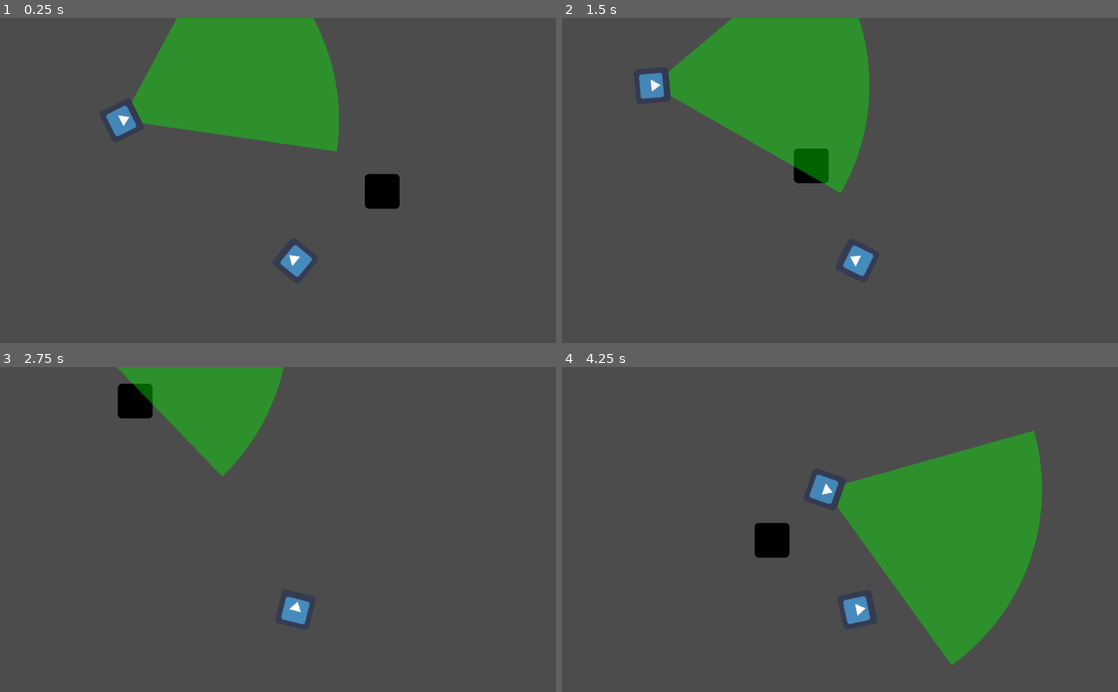
Above: before the commit, frames 1-4 (two rows, left to right).
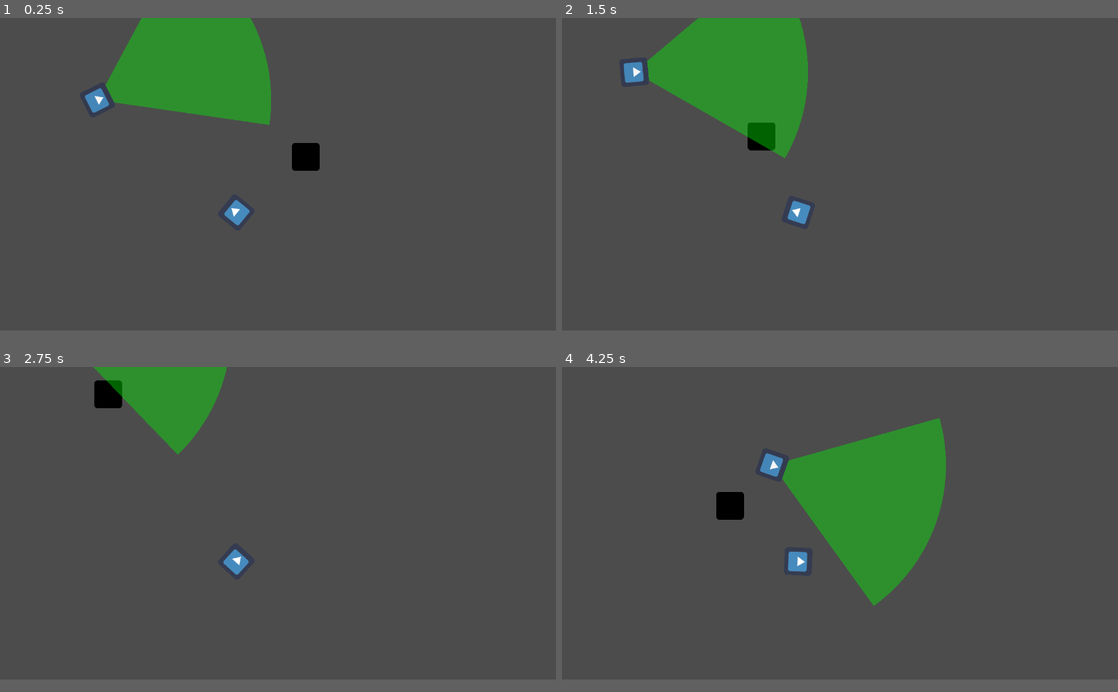
Above: after the commit, the same moments.

Repository: satchpuri/Godot_Engine_Jam
Game: Godot game, scene res://Scenes/PlayerEnemy.tscn
Two runs of this game, one before a commit and one after it. Both use one fixed random seed, a clock stepped at 60 frames per second and the inputs below. The engine's default icon, where the game draws it, is replaced by a stand-in: a white triangle on a blue panel in a dark square.
Inputs (mouse positions are in pixels of both pictures, inside the frame that each line leads up to):
- Up to frame 1 (0.25 s): no input
- Up to frame 2 (1.5 s): move the mouse to (962, 164) at 0.52 s; hold Right (ui_right) 0.53-1.28 s; move the mouse to (728, 196) at 1.27 s; hold Down (ui_down) from 1.28 s (still down)
- Up to frame 3 (2.75 s): move the mouse to (333, 458) at 2.02 s; release Down (ui_down) at 2.03 s; hold Right (ui_right) from 2.03 s (still down)
- Up to frame 4 (4.25 s): move the mouse to (812, 594) at 2.77 s; release Right (ui_right) at 2.78 s; hold Up (ui_up) 2.78-3.53 s; move the mouse to (1006, 578) at 3.52 s; hold Left (ui_left) from 3.53 s (still down)
In our replay, the window is 800x468 before the commit and 800x450 after it. These sizes can differ from the game's own. Grey fills any space a smaller window leaves; there, only what the larger window draws over its background counts as a difference.

The runs differ from the first frame. In frame 1, 9.6% of the frame differs, in the area x 15-72%, y 0-80%; in frame 2, 8.5%; in frame 3, 5.2%; in frame 4, 19%, in the area x 27-87%, y 15-92%.

Commit message:
Change window size

Diff:
--- a/Scenes/PlayerEnemy.tscn
+++ b/Scenes/PlayerEnemy.tscn
@@ -88,6 +88,7 @@
 
 [node name="Enemy" type="KinematicBody2D" parent="." index="2"]
 
+editor/display_folded = true
 modulate = Color( 0.964844, 0.964844, 0.964844, 1 )
 position = Vector2( 192, 192 )
 input_pickable = false
--- a/project.godot
+++ b/project.godot
@@ -13,6 +13,11 @@
 config/name="Jam5"
 run/main_scene="res://Scenes/PlayerEnemy.tscn"
 config/icon="res://icon.png"
+
+[display]
+
+window/size/width=1280
+window/size/height=720
 
 [input]
 
